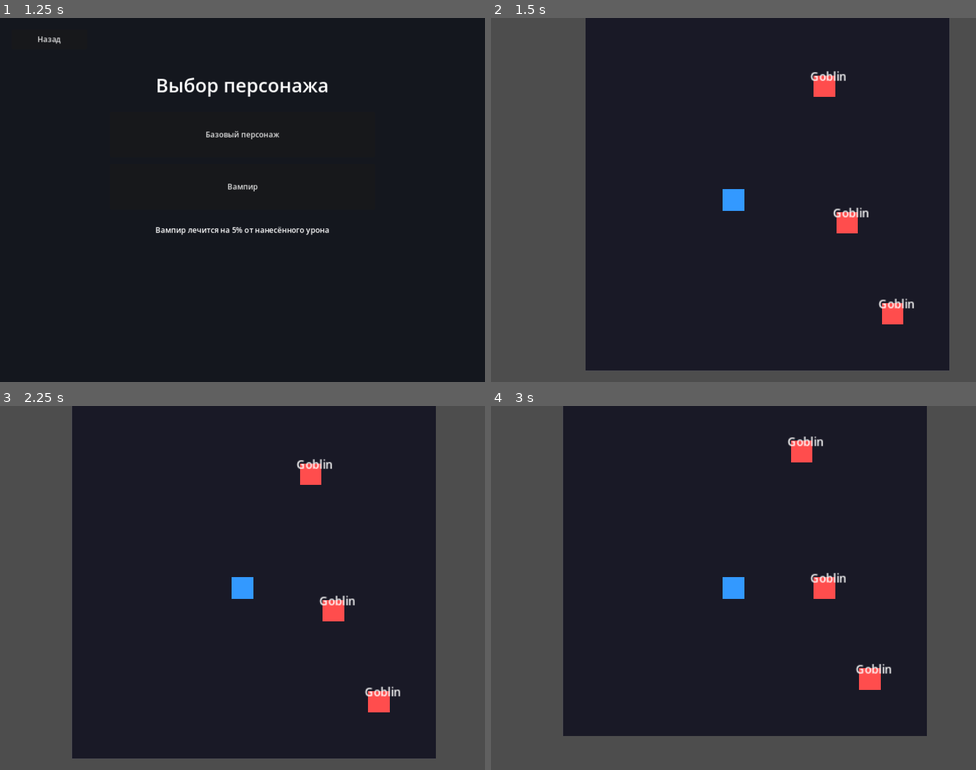
Above: before the commit, frames 1-4 (two rows, left to right).
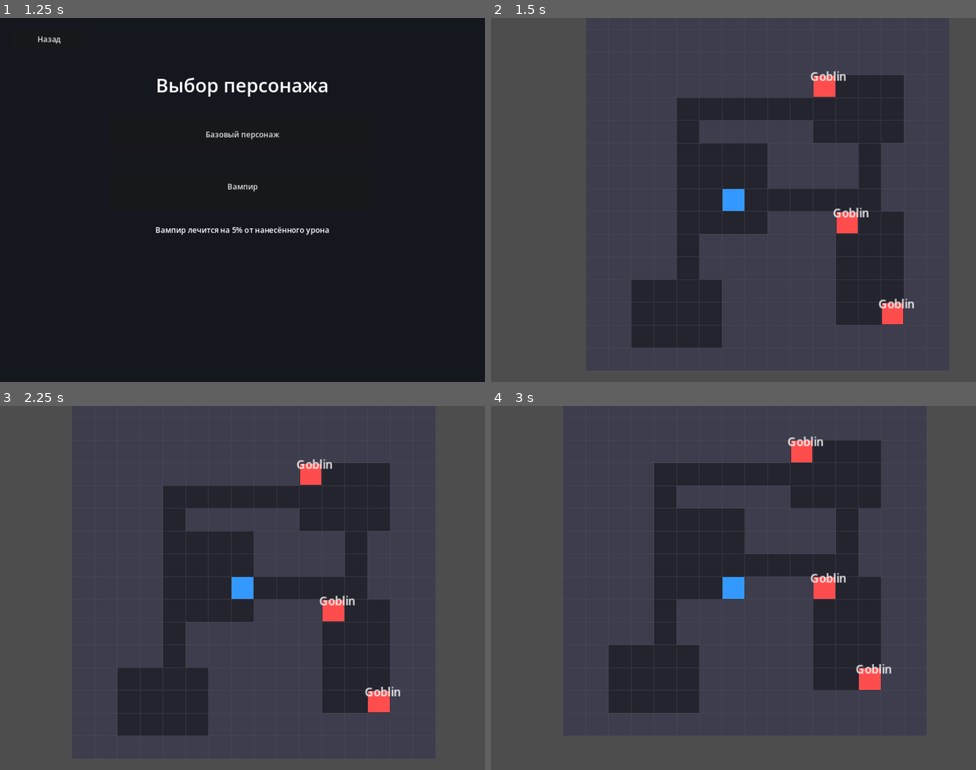
Above: after the commit, the same moments.

Repository: ProninNikita/rpgdungeon
Game: Godot game, scene res://scenes/ui/main_menu.tscn
Same seed, same stepped clock (60 frames per second), same inputs: the game is played once before the commit and once after it.
Inputs:
- Up to frame 1 (1.25 s): click "Новая игра" at 0.5 s
- Up to frame 2 (1.5 s): click "Базовый персонаж" at 1.25 s
- Up to frame 3 (2.25 s): tap Enter at 2 s; hold Right (ui_right) from 2.03 s (still down)
- Up to frame 4 (3 s): tap Space at 2.75 s; release Right (ui_right) at 2.78 s; hold Down (ui_down) from 2.78 s (still down)

Frame 1 is identical in both runs. In frame 2, 53% of the frame differs, in the area x 19-95%, y 0-97%; in frame 3, 53%; in frame 4, 48%.

Commit message:
Fix dungeon background layer

Diff:
--- a/scripts/room.gd
+++ b/scripts/room.gd
@@ -20,16 +20,17 @@
 func build_level() -> void:
 	floor_positions.clear()
 	wall_positions.clear()
+	$Background.z_index = -100
 	player.z_index = 20
 
 	floors_container = Node2D.new()
 	floors_container.name = "GeneratedFloors"
-	floors_container.z_index = -20
+	floors_container.z_index = -10
 	add_child(floors_container)
 
 	walls_container = Node2D.new()
 	walls_container.name = "GeneratedWalls"
-	walls_container.z_index = -10
+	walls_container.z_index = -5
 	add_child(walls_container)
 
 	enemies_container = Node2D.new()
